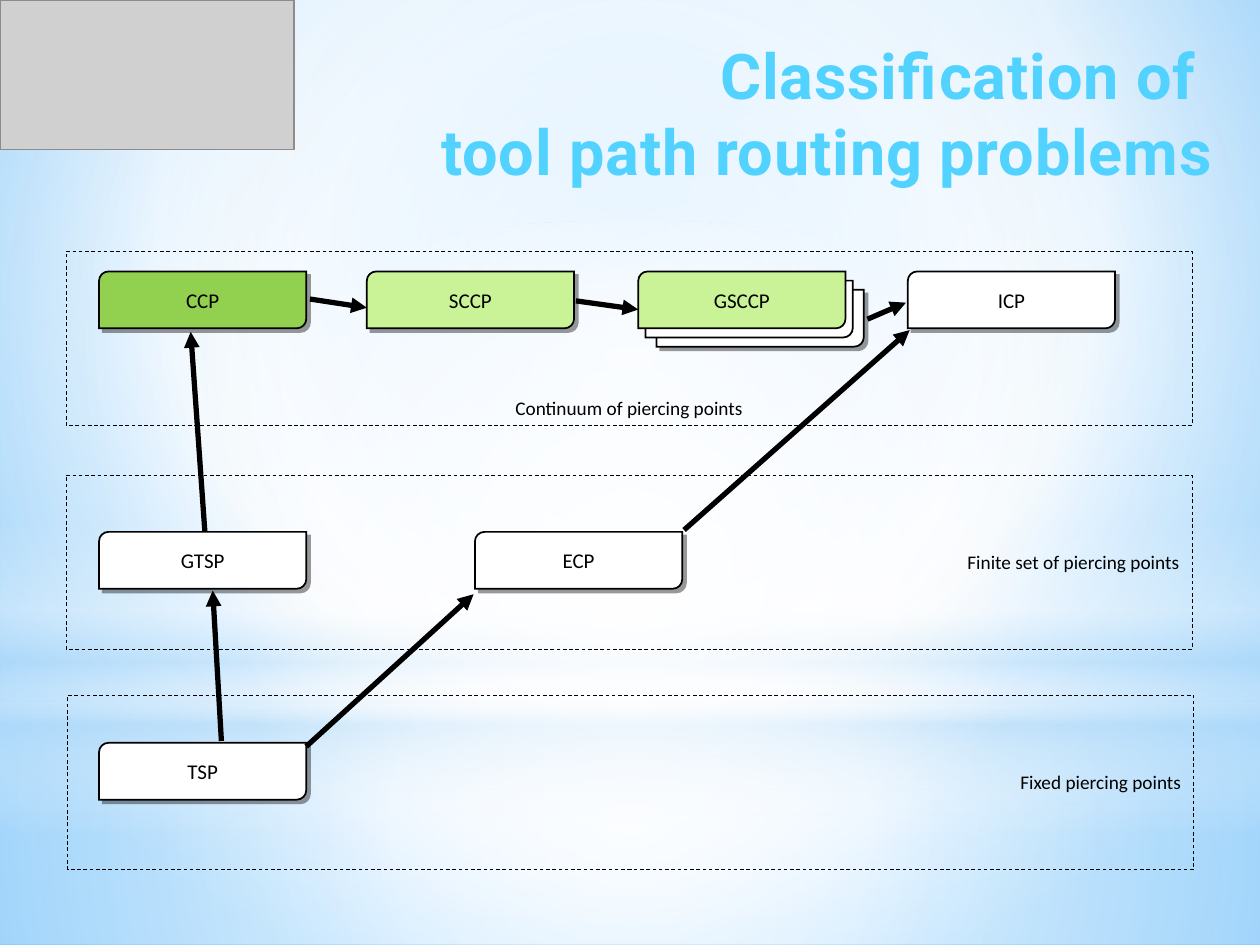
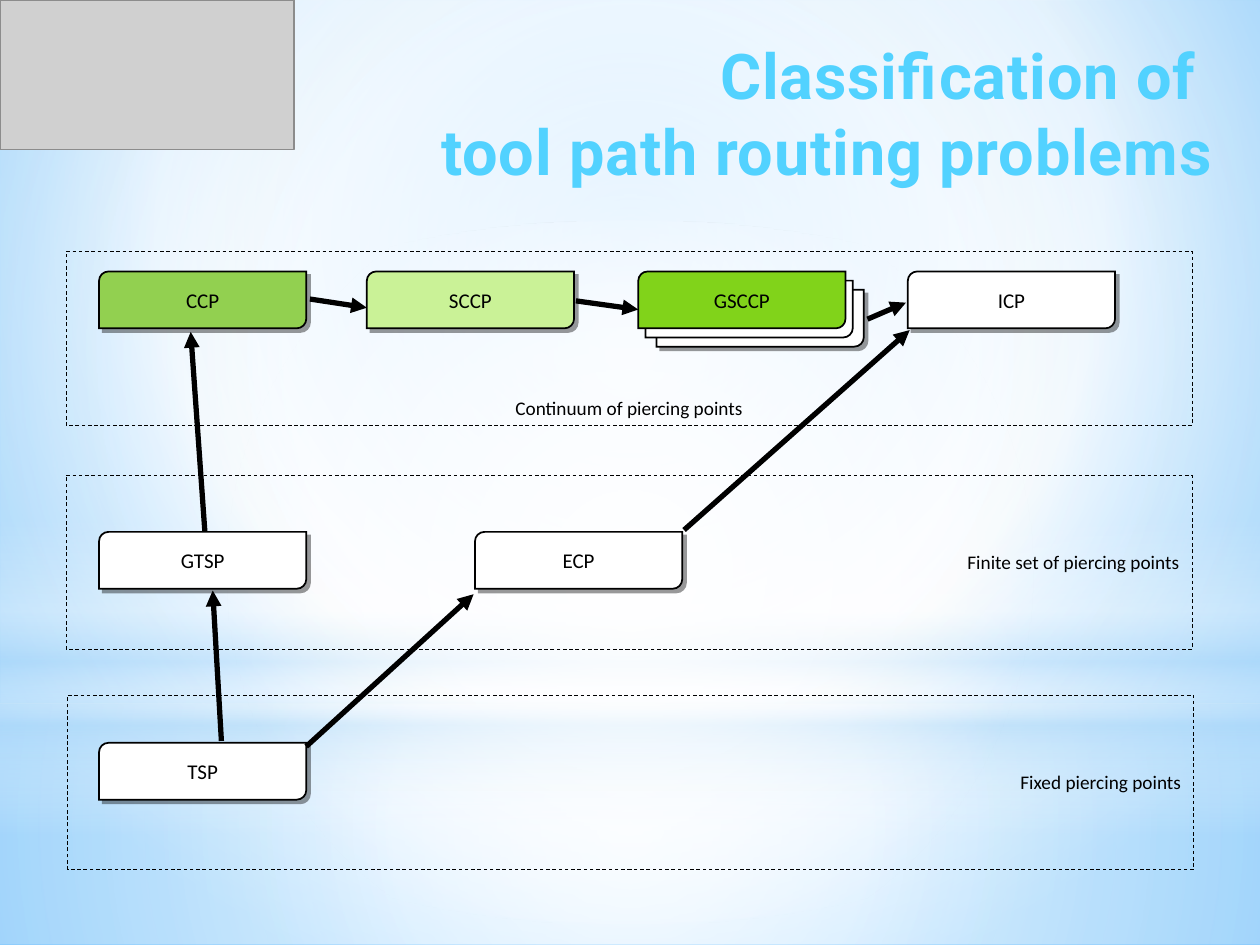
Before and after one commit to ukoloff/LaTeX, a slide deck: slide 3 of 2024/iGSCCP.pptx (slide 4 before the commit). Drawn at 1260x945 pixels with LibreOffice and Linux fonts; fonts in the diff are those of the drawing; grey boxes stand for pictures. Boxes give left, top, right and bottom in pixels: in the first picture for what was removed or moved away, otherwise in the second. Text is boxed around its words. In the diff, an @@ line names an element or a change of style, - is before the commit and + after.

```diff
--- a/2024/iGSCCP.pptx
+++ b/2024/iGSCCP.pptx
@@ freeform shape "GSCCP" at [639, 271, 845, 328]: fill #CAF297 to #81D31A @@
```
Also in this commit, not shown: 2 other slides changed, 1 slide added, 2 slides removed.
